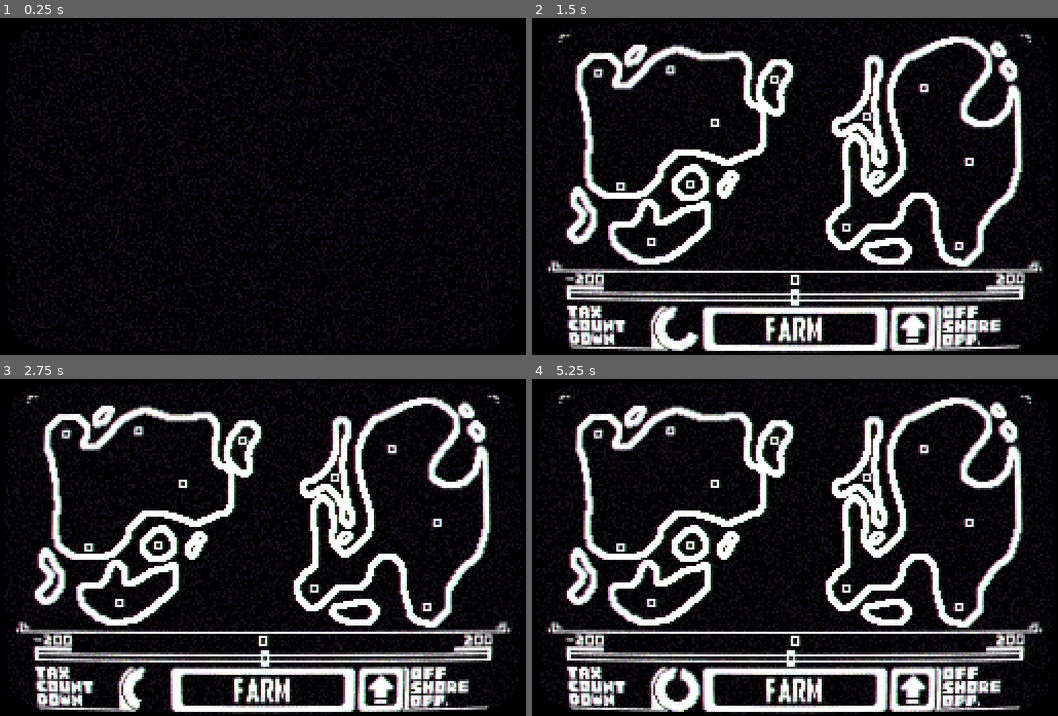
Above: before the commit, frames 1-4 (two rows, left to right).
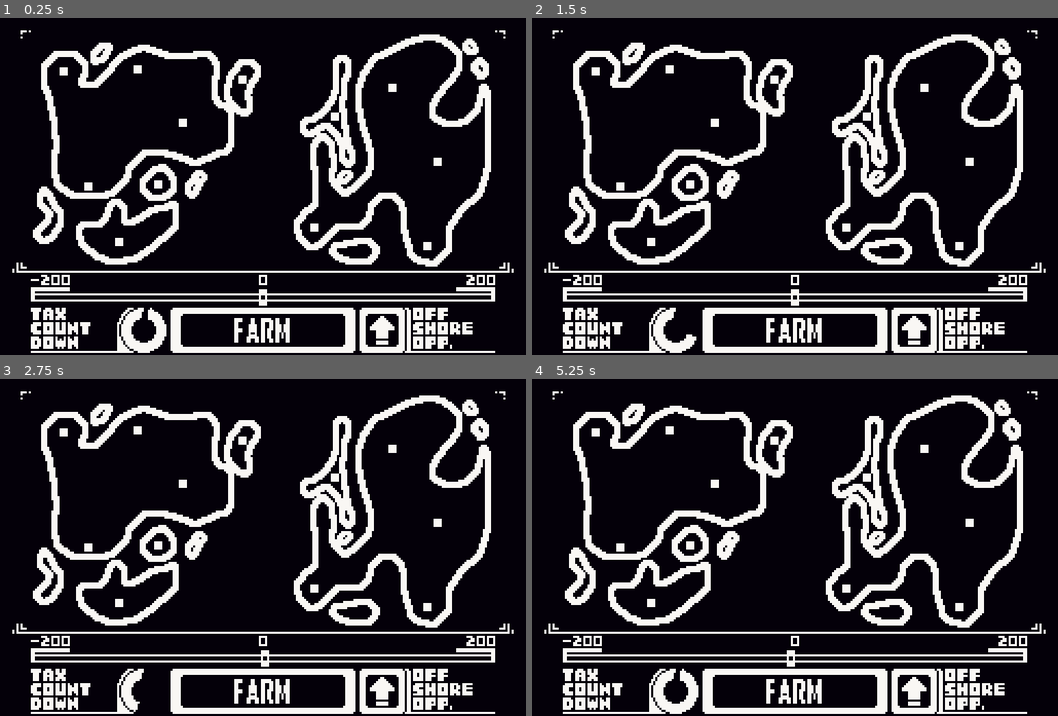
Above: after the commit, the same moments.

Repository: Tenseven-107/Operation_Fat_Eagle
Game: Godot game, scene res://Scenes/Main.tscn
Same seed, same stepped clock (60 frames per second), same inputs: the game is played once before the commit and once after it.
Inputs (mouse positions are in pixels of both pictures, inside the frame that each line leads up to):
- Up to frame 1 (0.25 s): no input
- Up to frame 2 (1.5 s): click (795, 331) at 0.5 s; click (915, 331) at 1.25 s
- Up to frame 3 (2.75 s): click (263, 692) at 2 s
- Up to frame 4 (5.25 s): click (915, 692) at 2.75 s; click (795, 692) at 3.5 s; click (915, 692) at 4.25 s

The runs differ from the first frame. In frame 1, 19% of the frame differs, in the area x 2-98%, y 3-100%; in frame 2, 15%; in frame 3, 15%; in frame 4, 15%.

Commit message:
Began adding the country and flight system

Diff:
--- a/Prefabs/FX/Overlay.tscn
+++ b/Prefabs/FX/Overlay.tscn
@@ -1,7 +1,8 @@
-[gd_scene load_steps=5 format=2]
+[gd_scene load_steps=6 format=2]
 
 [ext_resource path="res://Scripts/FX/PlayAnimation.gd" type="Script" id=1]
 [ext_resource path="res://FX/Shaders/CRT.tres" type="Material" id=2]
+[ext_resource path="res://Audio/SFX/Boots/Bootup-1.wav" type="AudioStream" id=3]
 
 [sub_resource type="Animation" id=9]
 resource_name = "Bootup"
@@ -29,6 +30,20 @@
 "transitions": PoolRealArray( 1, 1 ),
 "update": 1,
 "values": [ true, false ]
+}
+tracks/2/type = "method"
+tracks/2/path = NodePath("Boot_sound")
+tracks/2/interp = 1
+tracks/2/loop_wrap = true
+tracks/2/imported = false
+tracks/2/enabled = true
+tracks/2/keys = {
+"times": PoolRealArray( 0 ),
+"transitions": PoolRealArray( 1 ),
+"values": [ {
+"args": [ 0.0 ],
+"method": "play"
+} ]
 }
 
 [sub_resource type="Animation" id=10]
@@ -66,6 +81,9 @@
 anchor_bottom = 1.0
 mouse_filter = 2
 
+[node name="Boot_sound" type="AudioStreamPlayer" parent="Control"]
+stream = ExtResource( 3 )
+
 [node name="Overlay_anims" type="AnimationPlayer" parent="Control"]
 anims/Bootup = SubResource( 9 )
 anims/RESET = SubResource( 10 )
--- /dev/null
+++ b/Prefabs/Objects/Country.tscn
@@ -0,0 +1,18 @@
+[gd_scene load_steps=3 format=2]
+
+[ext_resource path="res://Sprites/UI/Country_hp.png" type="Texture" id=1]
+[ext_resource path="res://Scripts/Objects/Country.gd" type="Script" id=2]
+
+[node name="Country" type="Node2D"]
+script = ExtResource( 2 )
+
+[node name="HP_bar" type="TextureProgress" parent="."]
+margin_left = -1.0
+margin_top = -1.0
+margin_right = 1.0
+margin_bottom = 1.0
+rect_pivot_offset = Vector2( 1, 1 )
+max_value = 2.0
+value = 2.0
+texture_progress = ExtResource( 1 )
+fill_mode = 3
--- /dev/null
+++ b/Prefabs/Objects/Plane.tscn
@@ -0,0 +1,18 @@
+[gd_scene load_steps=4 format=2]
+
+[ext_resource path="res://Sprites/Objects/Plane.png" type="Texture" id=1]
+[ext_resource path="res://Scripts/Objects/Plane.gd" type="Script" id=2]
+
+[sub_resource type="RectangleShape2D" id=1]
+extents = Vector2( 15, 13 )
+
+[node name="Plane" type="KinematicBody2D"]
+script = ExtResource( 2 )
+
+[node name="CollisionShape2D" type="CollisionShape2D" parent="."]
+shape = SubResource( 1 )
+
+[node name="Sprite" type="Sprite" parent="."]
+texture = ExtResource( 1 )
+
+[node name="Tween" type="Tween" parent="."]
--- a/Scenes/Main.tscn
+++ b/Scenes/Main.tscn
@@ -1,8 +1,11 @@
-[gd_scene load_steps=5 format=2]
+[gd_scene load_steps=8 format=2]
 
 [ext_resource path="res://Prefabs/FX/Background.tscn" type="PackedScene" id=1]
 [ext_resource path="res://Prefabs/UI/UI.tscn" type="PackedScene" id=2]
 [ext_resource path="res://Prefabs/FX/Overlay.tscn" type="PackedScene" id=3]
+[ext_resource path="res://Prefabs/Objects/Country.tscn" type="PackedScene" id=4]
+[ext_resource path="res://Scripts/Utils/CountryContainer.gd" type="Script" id=5]
+[ext_resource path="res://Scripts/Utils/CountryManager.gd" type="Script" id=6]
 [ext_resource path="res://Sprites/Map/Map.png" type="Texture" id=7]
 
 [node name="Main" type="Node2D"]
@@ -10,6 +13,7 @@
 [node name="Background" parent="." instance=ExtResource( 1 )]
 
 [node name="Overlay" parent="." instance=ExtResource( 3 )]
+visible = false
 
 [node name="UI" parent="." instance=ExtResource( 2 )]
 
@@ -21,6 +25,53 @@
 
 [node name="Plane_container" type="Node2D" parent="Map"]
 
+[node name="CountryManager" type="Node" parent="Map"]
+script = ExtResource( 6 )
+country_container_path = NodePath("../Country_container")
+
+[node name="Country_container" type="Node2D" parent="Map"]
+script = ExtResource( 5 )
+plane_container_path = NodePath("../Plane_container")
+
+[node name="Country" parent="Map/Country_container" instance=ExtResource( 4 )]
+position = Vector2( 31, 26 )
+countries = [ NodePath("../Country4"), NodePath("../Country12"), NodePath("../Country11"), NodePath("../Country10"), NodePath("../Country9"), NodePath("../Country8"), NodePath("../Country7") ]
+
+[node name="Country2" parent="Map/Country_container" instance=ExtResource( 4 )]
+position = Vector2( 67, 25 )
+countries = [ NodePath("../Country5"), NodePath("../Country7"), NodePath("../Country8"), NodePath("../Country9"), NodePath("../Country10"), NodePath("../Country11"), NodePath("../Country12") ]
+
+[node name="Country3" parent="Map/Country_container" instance=ExtResource( 4 )]
+position = Vector2( 89, 51 )
+countries = [ NodePath("../Country7"), NodePath("../Country8"), NodePath("../Country9"), NodePath("../Country10"), NodePath("../Country11"), NodePath("../Country12") ]
+
+[node name="Country4" parent="Map/Country_container" instance=ExtResource( 4 )]
+position = Vector2( 118, 30 )
+
+[node name="Country5" parent="Map/Country_container" instance=ExtResource( 4 )]
+position = Vector2( 43, 82 )
+
+[node name="Country6" parent="Map/Country_container" instance=ExtResource( 4 )]
+position = Vector2( 77, 81 )
+
+[node name="Country7" parent="Map/Country_container" instance=ExtResource( 4 )]
+position = Vector2( 58, 109 )
+
+[node name="Country8" parent="Map/Country_container" instance=ExtResource( 4 )]
+position = Vector2( 153, 102 )
+
+[node name="Country9" parent="Map/Country_container" instance=ExtResource( 4 )]
+position = Vector2( 213, 70 )
+
+[node name="Country10" parent="Map/Country_container" instance=ExtResource( 4 )]
+position = Vector2( 208, 111 )
+
+[node name="Country11" parent="Map/Country_container" instance=ExtResource( 4 )]
+position = Vector2( 191, 34 )
+
+[node name="Country12" parent="Map/Country_container" instance=ExtResource( 4 )]
+position = Vector2( 163, 48 )
+
 [node name="Operation_container" type="Node2D" parent="Map"]
 
 [node name="FX_container" type="Node2D" parent="Map"]
--- /dev/null
+++ b/Scripts/Objects/Country.gd
@@ -0,0 +1,47 @@
+extends Node2D
+
+
+export (PackedScene) var plane = preload("res://Prefabs/Objects/Plane.tscn")
+var plane_container = null
+
+onready var progress = $HP_bar
+
+export (int) var max_hp: int = 2
+var hp: int = 2
+
+export (Array, NodePath) var countries
+
+
+func spawn_plane():
+	var plane_inst = plane.instance()
+
+	plane_inst.global_position = global_position
+	plane_inst.target_pos = get_random_country()
+
+	plane_container.add_child(plane_inst)
+
+
+func damage(damage: int):
+	hp -= damage
+	progress.value = hp
+
+	if hp <= 0:
+		print("Hit!") # testing
+		pass # put stuff later
+
+
+func check_position(pos: Vector2):
+	if pos == self.global_position: return true
+	else: return false
+
+
+func get_random_country():
+	var max_number = countries.size()
+	var picked_num = rand_range(0, max_number)
+	var country = get_node(countries[picked_num])
+
+	return country
+
+
+func initialize(plane_cont: Node):
+	plane_container = plane_cont
--- /dev/null
+++ b/Scripts/Objects/Plane.gd
@@ -0,0 +1,44 @@
+extends KinematicBody2D
+
+
+onready var scale_tween = $Tween
+onready var sprite = $Sprite
+
+var country  = null
+var target_pos: Vector2 = Vector2.ZERO
+
+var velocity: Vector2
+export (int) var speed: int = 150
+export (float) var take_off_time: float = 5
+
+export (int) var damage: int = 1
+export (bool) var dangerous: bool = true
+
+
+func _ready():
+	take_off(Vector2.ZERO, Vector2(1,1))
+
+
+func _physics_process(delta):
+	if is_instance_valid(country):
+		target_pos = country.global_position
+
+		look_at(target_pos)
+		velocity += transform.x * speed
+
+		if country.check_position(global_position) and dangerous: destroy()
+		elif country.check_position(global_position): queue_free()
+
+		velocity = move_and_slide(velocity * delta)
+
+
+func destroy():
+	country.damage(damage)
+	queue_free()
+
+
+func take_off(initial_scale: Vector2, final_scale: Vector2):
+	scale_tween.interpolate_property(sprite, "scale", initial_scale, final_scale, take_off_time,
+	Tween.TRANS_LINEAR, Tween.EASE_IN_OUT)
+
+	scale_tween.start()
--- /dev/null
+++ b/Scripts/Utils/CountryContainer.gd
@@ -0,0 +1,23 @@
+extends Node2D
+
+
+export (NodePath) var plane_container_path = null
+var plane_container = null
+
+var children: Array
+
+
+func _ready():
+	plane_container = get_node(plane_container_path)
+
+	children = get_children()
+	for child in children:
+		child.initialize(plane_container)
+
+
+func spawn_plane():
+	var max_country = children.size()
+	var picked_num = rand_range(0, max_country)
+	var country = children[picked_num]
+
+	country.spawn_plane()
--- /dev/null
+++ b/Scripts/Utils/CountryManager.gd
@@ -0,0 +1,29 @@
+extends Node
+class_name CountryManager
+
+
+export (NodePath) var country_container_path = null
+var country_container = null
+
+var spawn_timer: Timer
+export (float) var spawn_time: float = 7.5
+
+
+func _ready():
+	country_container = get_node(country_container_path)
+	instance_timer()
+
+
+func instance_timer():
+	spawn_timer = Timer.new()
+
+	spawn_timer.wait_time = spawn_time
+	spawn_timer.one_shot = true
+	spawn_timer.connect("timeout", self, "spawn_timeout")
+
+	add_child(spawn_timer)
+	spawn_timer.start()
+
+
+func spawn_timeout():
+	country_container.spawn_plane()
--- a/Scripts/Utils/UIManager.gd
+++ b/Scripts/Utils/UIManager.gd
@@ -5,7 +5,7 @@
 onready var tax_meter = $Tax_progress
 
 export (NodePath) var money_manager_path = null
-var money_manager: MoneyManager
+var money_manager: MoneyManager = null
 
 export (int) var added_money: int = 1
 
--- a/project.godot
+++ b/project.godot
@@ -10,11 +10,17 @@
 
 _global_script_classes=[ {
 "base": "Node",
+"class": "CountryManager",
+"language": "GDScript",
+"path": "res://Scripts/Utils/CountryManager.gd"
+}, {
+"base": "Node",
 "class": "MoneyManager",
 "language": "GDScript",
 "path": "res://Scripts/Utils/MoneyManager.gd"
 } ]
 _global_script_class_icons={
+"CountryManager": "",
 "MoneyManager": ""
 }
 
Not shown, added: Audio/SFX/Boots/Bootup-1.wav.import
Not shown, added: Audio/SFX/Boots/Bootup-1.wav
